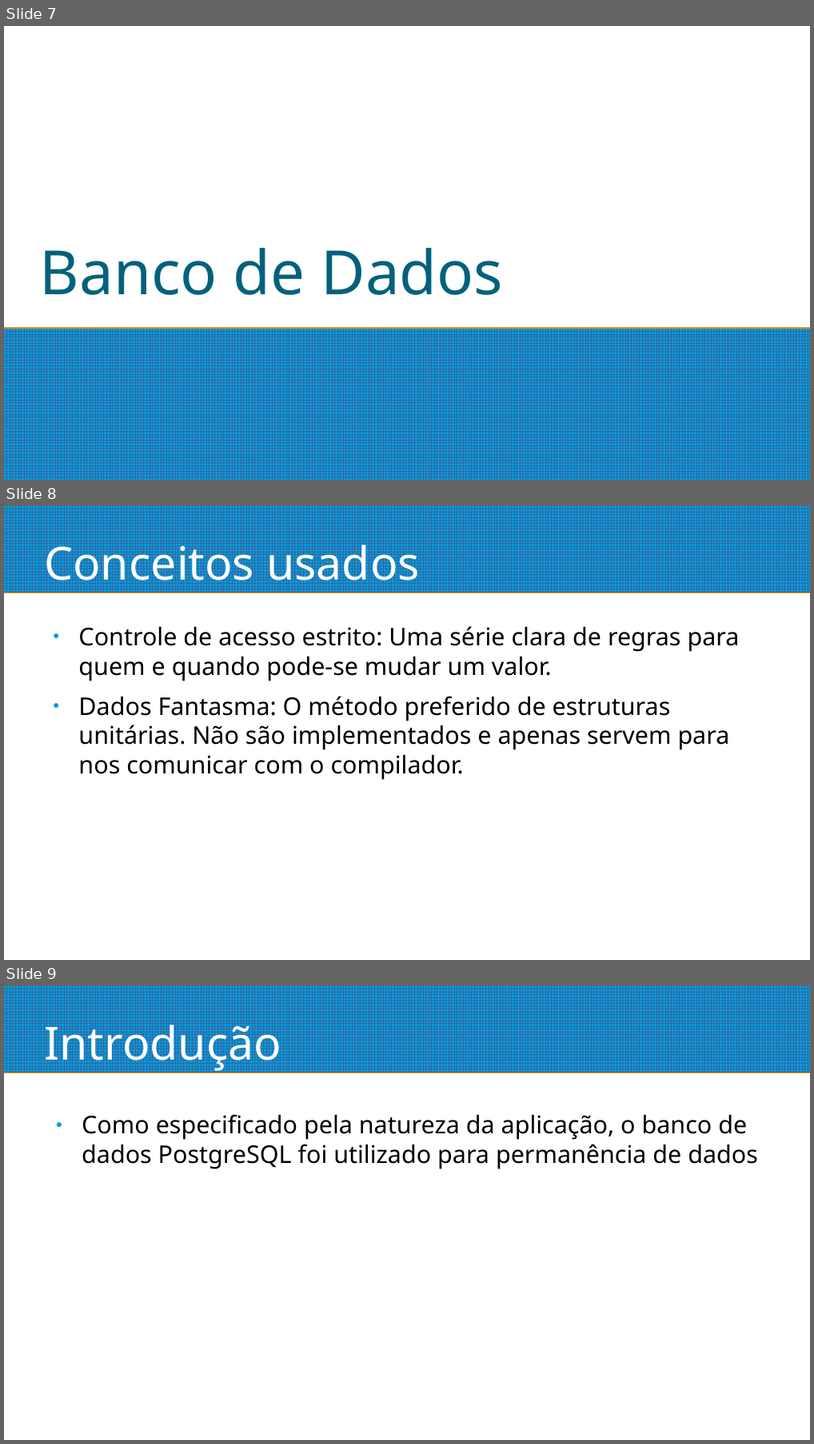
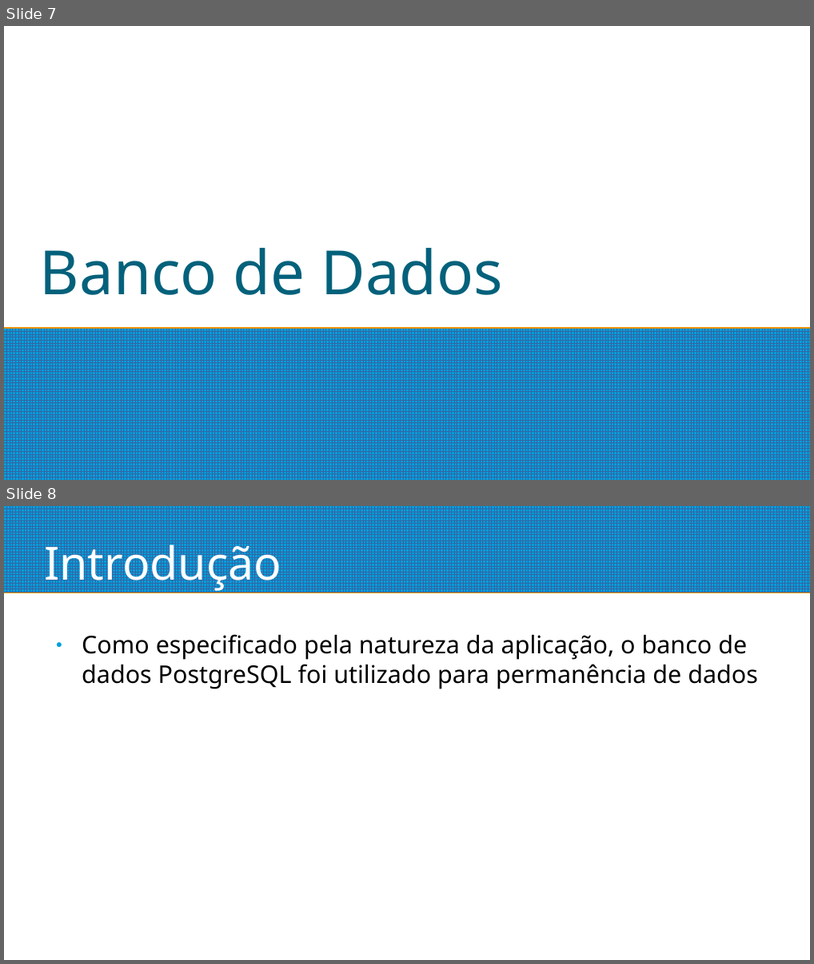
Before and after one commit to WhyDidTheySellThisSiteToMichaelSoft/User-Requirement, a slide deck: presentation.odp. Shown one above the other, each under a label of ours: slides 7, 8 and 9 before the commit, slides 7 and 8 after it. The pictures are 814x1444 and 814x964 pixels, drawn with LibreOffice and Linux fonts; fonts in the diff are those of the drawing. Boxes give left, top, right and bottom in pixels: in the first picture for what was removed or moved away, otherwise in the second. Text is boxed around its words. In the diff, an @@ line names an element or a change of style, - is before the commit and + after.

Commit message:
mensagem_para_o_prof_felipe

```diff
--- a/presentation.odp
+++ b/presentation.odp
@@ slide 8 removed at [4, 506, 810, 960], background #FFFFFF; not listed: 1 template element that a slide beside it also shows @@
@@ title removed at [44, 536, 420, 592] @@
-Conceitos usados
@@ text removed at [78, 626, 740, 780] @@
-● Controle de acesso estrito: Uma série clara de regras para quem e quando pode-se mudar um valor.
-● Dados Fantasma: O método preferido de estruturas unitárias. Não são implementados e apenas servem para nos comunicar com o compilador.
@@ what was slide 9 is now slide 8 @@
```
Also in this commit, not shown: 2 other files.
